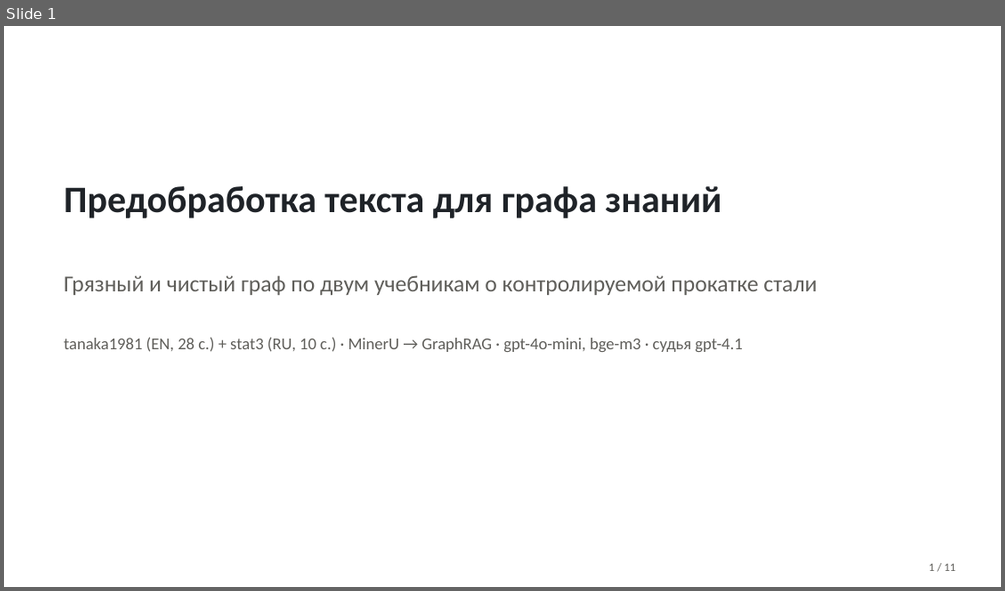
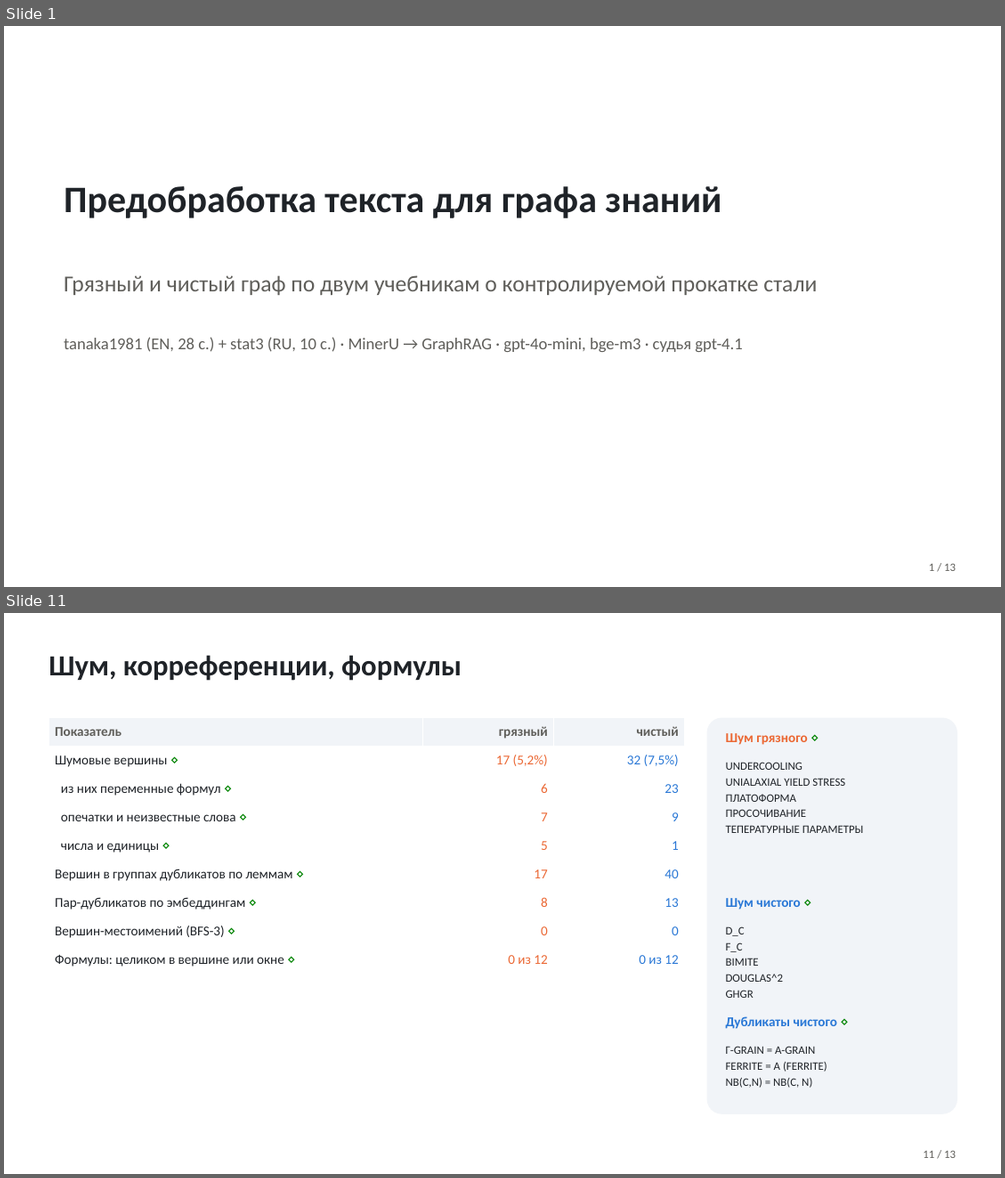
Before and after one commit to TeaDove/mam-26-1, a slide deck: 1-graph/lab-2/results/presentation.pptx. Shown one above the other, each under a label of ours: slide 1 before the commit, slides 1 and 11 after it; the slides between them are not shown. The pictures are 1005x591 and 1005x1178 pixels, drawn with LibreOffice and Linux fonts; fonts in the diff are those of the drawing. Boxes give left, top, right and bottom in pixels: in the first picture for what was removed or moved away, otherwise in the second. Text is boxed around its words. In the diff, an @@ line names an element or a change of style, - is before the commit and + after.

```diff
--- a/1-graph/lab-2/results/presentation.pptx
+++ b/1-graph/lab-2/results/presentation.pptx
@@ slide 11 added at [4, 613, 1001, 1174], background #FFFFFF @@
@@ text added at [48, 655, 461, 681], 28 pt, text #1F2328, bold @@
+Шум, корреференции, формулы
@@ table added at [48, 718, 685, 973], 9 rows, 3 columns @@
+Показатель | грязный | чистый
+Шумовые вершины ⋄ | 17 (5,2%) | 32 (7,5%)
+из них переменные формул ⋄ | 6 | 23
+опечатки и неизвестные слова ⋄ | 7 | 9
+числа и единицы ⋄ | 5 | 1
+Вершин в группах дубликатов по леммам ⋄ | 17 | 40
+Пар-дубликатов по эмбеддингам ⋄ | 8 | 13
+Вершин-местоимений (BFS-3) ⋄ | 0 | 0
+Формулы: целиком в вершине или окне ⋄ | 0 из 12 | 0 из 12
@@ rounded rectangle added at [707, 718, 957, 1114], fill #F1F4F8 @@
@@ text added at [726, 733, 807, 745], 13 pt, text #EB6834, bold @@
+Шум грязного ⋄
@@ text added at [726, 762, 864, 833], 11 pt, text #1F2328 @@
+UNDERCOOLING
+UNIALAXIAL YIELD STRESS
+ПЛАТОФОРМА
+ПРОСОЧИВАНИЕ
+ТЕПЕРАТУРНЫЕ ПАРАМЕТРЫ
@@ text added at [726, 898, 800, 909], 13 pt, text #2A78D6, bold @@
+Шум чистого ⋄
@@ text added at [726, 926, 783, 997], 11 pt, text #1F2328 @@
+D_C
+F_C
+BIMITE
+DOUGLAS^2
+GHGR
@@ text added at [726, 1016, 837, 1029], 13 pt, text #2A78D6, bold @@
+Дубликаты чистого ⋄
@@ text added at [726, 1046, 827, 1087], 11 pt, text #1F2328 @@
+Γ-GRAIN = Α-GRAIN
+FERRITE = Α (FERRITE)
+NB(C,N) = NB(C, N)
@@ text added at [922, 1150, 955, 1158], 11 pt, text #5F5E5A @@
+11 / 13
@@ slide 1 changed as well @@
@@ text at [929, 563, 955, 571]: text changed @@
-1 / 11
+1 / 13
```
Also in this commit, not shown: 7 other slides changed, 4 other slides added, 3 slides removed, 7 other files.
